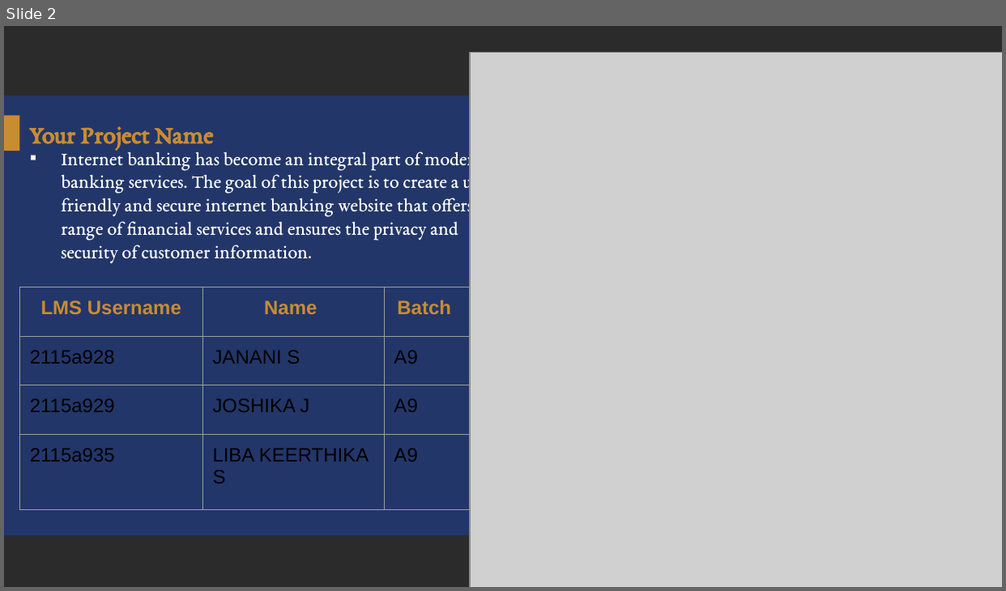
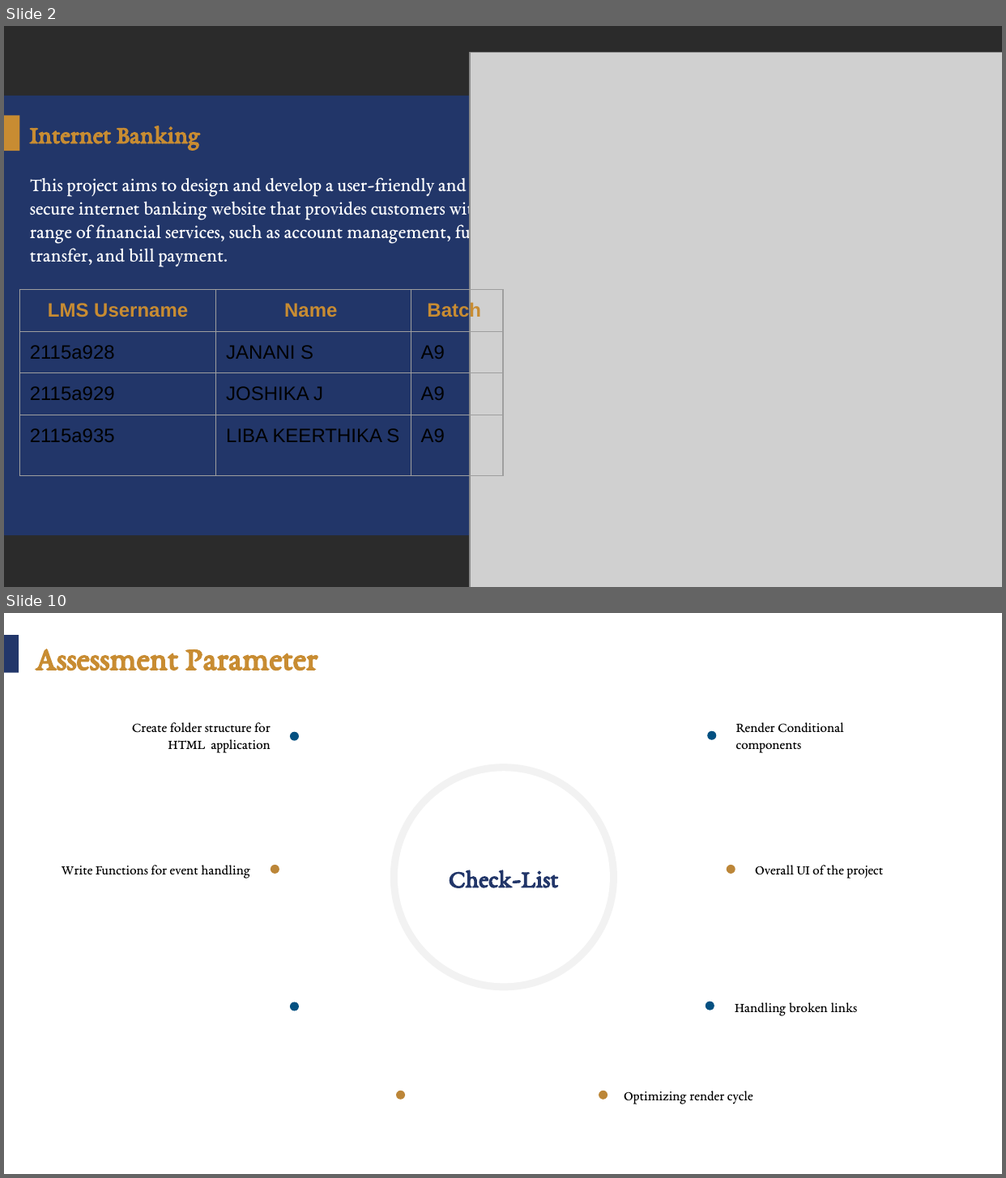
Before and after one commit to libakeerthika/online-banking, a slide deck: Group_A9_11.pptx. Shown one above the other, each under a label of ours: slide 2 before the commit, slides 2 and 10 after it; the slides between them are not shown. The pictures are 1006x591 and 1006x1178 pixels, drawn with LibreOffice and Linux fonts; fonts in the diff are those of the drawing; grey boxes stand for pictures; background and template pictures are left out; a plain dark background stands for a picture behind light text. Boxes give left, top, right and bottom in pixels: in the first picture for what was removed or moved away, otherwise in the second. Text is boxed around its words. In the diff, an @@ line names an element or a change of style, - is before the commit and + after.

```diff
--- a/Group_A9_11.pptx
+++ b/Group_A9_11.pptx
@@ slide 10 added at [4, 613, 1002, 1174], background picture (left out) @@
@@ rectangle added at [4, 635, 19, 673], fill #22366A @@
@@ text added at [35, 649, 318, 671], 24 pt, text #C88C32, bold @@
+Assessment Parameter
@@ text added at [132, 722, 270, 753], 10 pt, text #000000 @@
+Create folder structure for HTML application
@@ text added at [736, 722, 844, 753], 10 pt, text #000000 @@
+Render Conditional components
@@ group added at [270, 730, 735, 1100]: 10 ellipses @@
@@ text added at [62, 865, 250, 879], 10 pt, text #000000 @@
+Write Functions for event handling
@@ text added at [449, 870, 559, 888], 18 pt, text #223669, bold @@
+Check-List
@@ text added at [755, 865, 884, 879], 10 pt, text #000000 @@
+Overall UI of the project
@@ text added at [735, 1003, 858, 1016], 10 pt, text #000000 @@
+Handling broken links
@@ text added at [624, 1091, 753, 1105], 10 pt, text #000000 @@
+Optimizing render cycle
@@ slide 2 changed as well @@
@@ title at [30, 126, 201, 149]: text changed @@
-Your Project Name
+Internet Banking
@@ text at [30, 177, 491, 267]: text changed @@
-▪ Internet banking has become an integral part of modern banking services. The goal of this project is to create a user-friendly and secure internet banking website that offers a range of financial services and ensures the privacy and security of customer information.
+This project aims to design and develop a user-friendly and secure internet banking website that provides customers with a range of financial services, such as account management, fund transfer, and bill payment.
@@ table: place and size @@
-table at [20, 288, 470, 510]
+table at [20, 290, 503, 487]
```
Also in this commit, not shown: 4 other slides changed, 5 other slides added, 3 slides removed.
